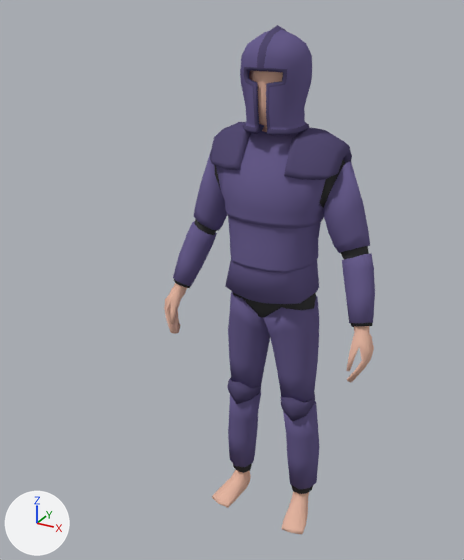
The Blender file Models/BlenderModels/Player.blend as it was, and as the next commit left it.
Rendered twice from a 50 mm camera at (0.864, -1.864, 1.888) aimed at (0.003, -0.298, 1.105). Every picture has the same lights, and +X, +Y and +Z are marked at lower left.

In view in the first picture: 'Body', 'Helmet', 'Platebody', 'Platelegs'.
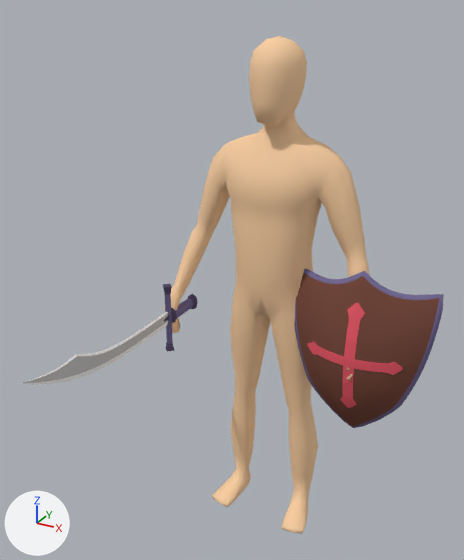
What differs and where, as boxes [x1, y1, x2, y2] in the pictures (464 x 560 px; the box of a moved part takes in the faces that stretch with it):
'Body', recoloured, moved: before [164, 70, 374, 534]; after [164, 36, 369, 534]
'Platebody', hidden (blue): before [173, 122, 375, 327]
'Shield', added (brown): after [294, 269, 444, 428]
    faces in mat_wood (brown #774c40): [296, 272, 439, 426]
    faces in mat_emblem (red #e75c6a): [308, 303, 403, 408]
    faces in mat_metal (blue #756c96): [294, 269, 444, 428]
'Platelegs', hidden (blue): before [227, 292, 319, 494]
'Helmet', hidden (blue): before [240, 25, 312, 135]
'Sword', added: after [22, 284, 198, 385]
    faces in mat_blade (light grey #c7c7c7): [23, 313, 168, 383]
    faces in mat_blade_highlight (white #ffffff): [22, 312, 168, 385]
    faces in mat_metal (blue #756c96): [164, 293, 193, 344]
    faces in mat_metal_dark_1 (dark purple #584e6d): [163, 284, 198, 352]
part 1 of me_cube_006, moved or reshaped (not visible afterwards): before [228, 292, 319, 353]

The change, as a diff of the scene's bpy script:
```diff
--- a/Models/BlenderModels/Player.blend.py
+++ b/Models/BlenderModels/Player.blend.py
@@ mat_skin @@
 mat_skin = diffuse_material('Skin')
-mat_skin.base_color = (0.8, 0.479, 0.366)  # beige #e7b8a3
+mat_skin.base_color = (0.94, 0.622, 0.369)  # beige #f8cfa4
@@ mat_emblem @@
+mat_emblem = diffuse_material('Emblem')
+mat_emblem.base_color = (0.8, 0.106, 0.145)  # red #e75c6a
@@ mat_wood @@
+mat_wood = diffuse_material('Wood')
+mat_wood.base_color = (0.184, 0.0719, 0.0506)  # brown #774c40
@@ mat_metal_dark_1 @@
+mat_metal_dark_1 = diffuse_material('Metal Dark')
+mat_metal_dark_1.base_color = (0.0969, 0.0758, 0.152)  # dark purple #584e6d
@@ mat_blade_highlight @@
+mat_blade_highlight = diffuse_material('Blade highlight')
+mat_blade_highlight.base_color = (1.0, 1.0, 1.0)  # white #ffffff
@@ mat_blade @@
+mat_blade = diffuse_material('Blade')
+mat_blade.base_color = (0.57, 0.57, 0.57)  # light grey #c7c7c7
@@ me_cube_006 @@
 # used by ob_platelegs; location = (0.0, 0.018, 0.604)
-me_cube_006.from_pydata(...)  # 472 vertices, 386 faces; spans x -0.195..0.195, y -0.119..0.097, z -0.506..0.396
+me_cube_006.from_pydata(...)  # 472 vertices, 386 faces; spans x -0.195..0.195, y -0.119..0.095, z -0.506..0.396
+# me_cube_006 part 1: 94 of 472 vertices moved; they spanned x -0.17..0.17, y -0.118..0.097, z 0.213..0.394 and now span x -0.175..0.175, y -0.112..0.089, z 0.218..0.395; mean shift (0.0, 0.0, 0.001); largest move (-0.028, 0.057, 0.218) -> (-0.042, 0.042, 0.221)
 me_cube_006.materials.append(mat_metal)
@@ me_cusurfpatch @@
+me_cusurfpatch.from_pydata(...)  # 726 vertices, 722 faces; spans x -0.243..0.243, y -0.07..0.066, z -0.324..0.288
+# faces by material slot: [162, 352, 208]
+me_cusurfpatch.materials.append(mat_metal)  # blue #6b6090
+me_cusurfpatch.materials.append(mat_wood)  # brown #774c40
+me_cusurfpatch.materials.append(mat_emblem)  # red #e75c6a
@@ me_cube_008 @@
+me_cube_008.from_pydata(...)  # 202 vertices, 188 faces; spans x -0.021..0.021, y -0.783..0.091, z -0.129..0.129
+# faces by material slot: [16, 72, 32, 68]
+me_cube_008.materials.append(mat_metal)  # blue #6b6090
+me_cube_008.materials.append(mat_metal_dark_1)  # dark purple #584e6d
+me_cube_008.materials.append(mat_blade)  # light grey #c7c7c7
+me_cube_008.materials.append(mat_blade_highlight)  # white #ffffff
@@ ob_body @@
 ob_body = bpy.data.objects.new('Body', me_cube)
-ob_body.location = (0.0, 0.0, -0.003)
+ob_body.location = (0.0, 0.0, 0.0)
@@ ob_platelegs @@
 ob_platelegs.location = (0.0, 0.018, 0.604)
+ob_platelegs.hide_set(True)  # its collection is switched off
@@ ob_platebody @@
 ob_platebody.location = (0.0, 0.01, 1.223)
+ob_platebody.hide_set(True)  # its collection is switched off
@@ ob_helmet @@
 _m = ob_helmet.modifiers.new('Solidify', 'SOLIDIFY')
 _m.nonmanifold_merge_threshold = 0.0003
+ob_helmet.hide_set(True)  # its collection is switched off
@@ ob_shield @@
+ob_shield = bpy.data.objects.new('Shield', me_cusurfpatch)
+ob_shield.location = (0.337, -0.068, 0.827)
@@ ob_sword @@
+ob_sword = bpy.data.objects.new('Sword', me_cube_008)
+ob_sword.location = (-0.337, -0.068, 0.827)
```
